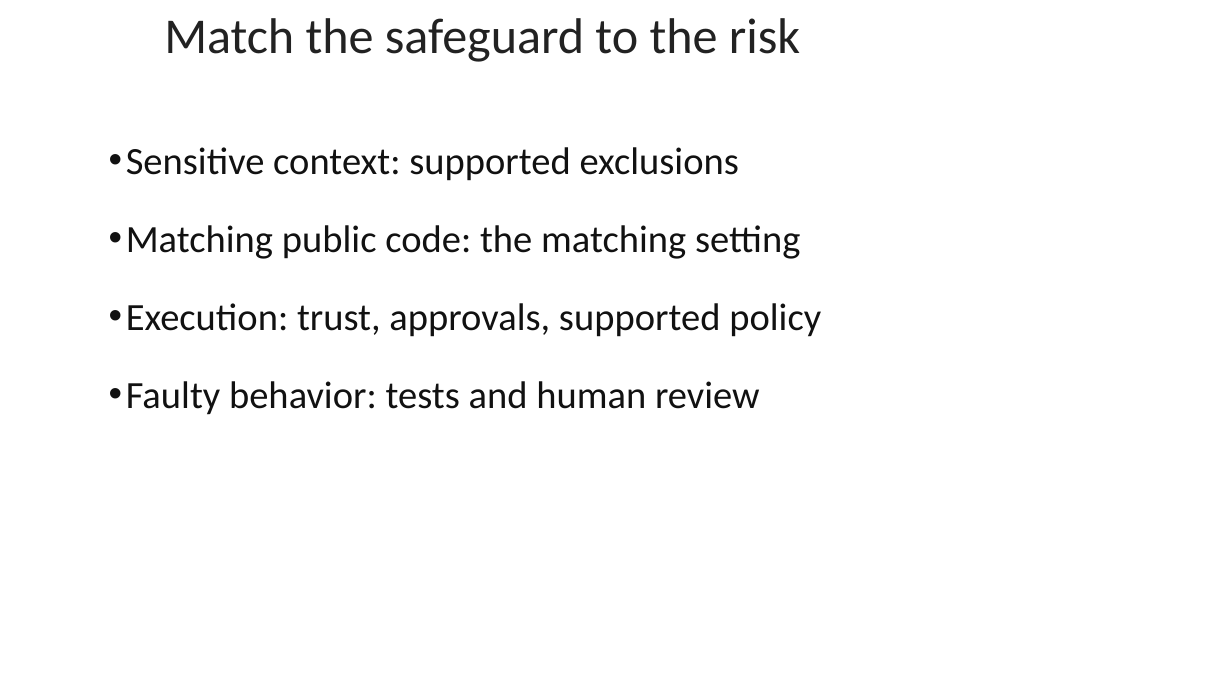
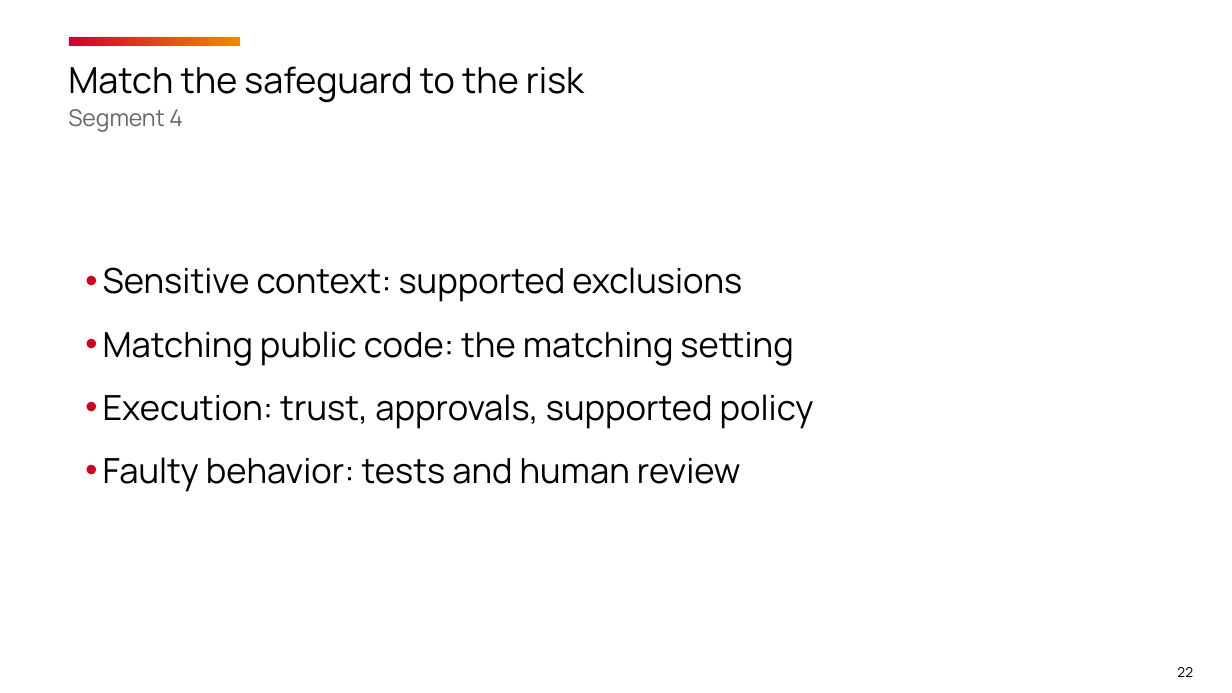
Before and after one commit to timothywarner-org/copilot-cert-prep, a slide deck: slide 22 of warner-github-cert-prep-september-2026.pptx (slide 18 before the commit). Drawn at 1232x693 pixels with LibreOffice and Linux fonts; fonts in the diff are those of the drawing; background and template pictures are left out. Boxes give left, top, right and bottom in pixels: in the first picture for what was removed or moved away, otherwise in the second. Text is boxed around its words. In the diff, an @@ line names an element or a change of style, - is before the commit and + after.

Commit message:
Apply OReilly template and four-segment course refresh

```diff
--- a/warner-github-cert-prep-september-2026.pptx
+++ b/warner-github-cert-prep-september-2026.pptx
@@ title "Match the safeguard to the ...": place and size @@
-title "Match the safeguard to the ..." at (164,18,800,62)
+title "Match the safeguard to the ..." at (68,66,584,132)
@@ rectangle added at (70,36,241,46), fill gradient #D3002D to #F18901 @@
@@ title at (68,66,584,102): size 29.2 to 21 pt, font Calibri to Manrope, text colour #222222 to #000000 in "Match the safeguard to the risk"; line spacing 1 to 1.08 @@
@@ title at (68,109,183,132): paragraph added @@
+Segment 4
@@ text "Sensitive context: supported exclusions": place and size @@
-text "Sensitive context: supported exclusions" at (126,147,821,415)
+text "Sensitive context: supported exclusions" at (103,267,814,492)
@@ text "Sensitive context: supported exclusions" at (103,267,814,492): size 22.5 to 20.2 pt, font Calibri to Manrope, text colour #111111 to #000000; indent changed; line spacing 1 to 1.15; less space between paragraphs @@
@@ page number added at (1177,667,1193,677), 8 pt, text #000000 @@
+22
```
Also in this commit, not shown: 19 other slides changed, 8 slides added, 4 slides removed, 28 other files.
